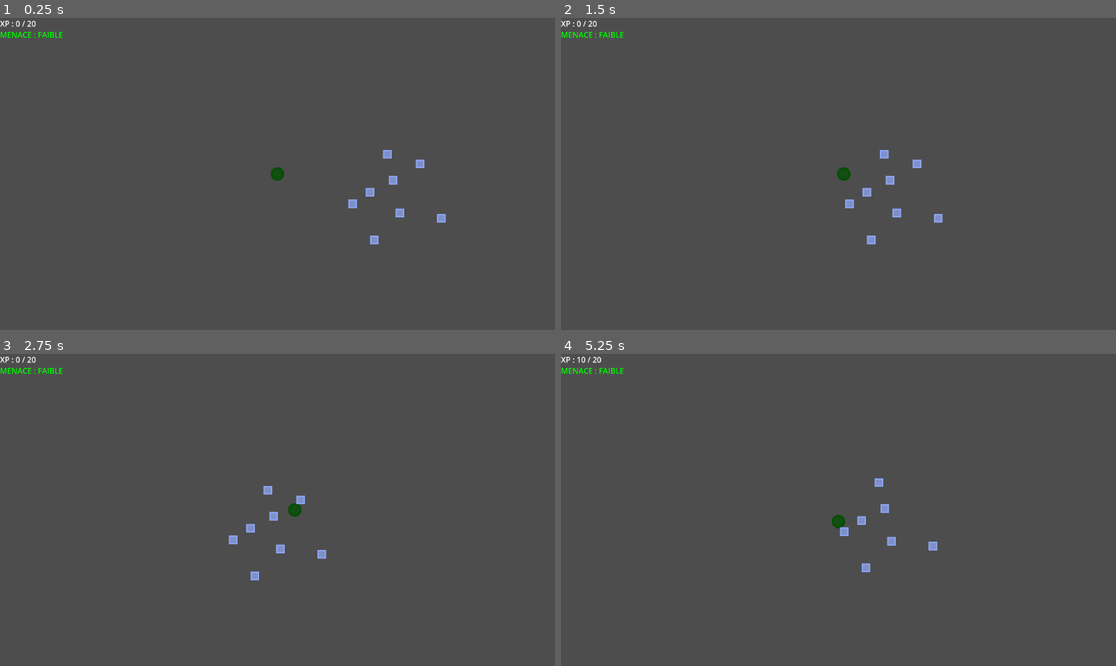
Above: before the commit, frames 1-4 (two rows, left to right).
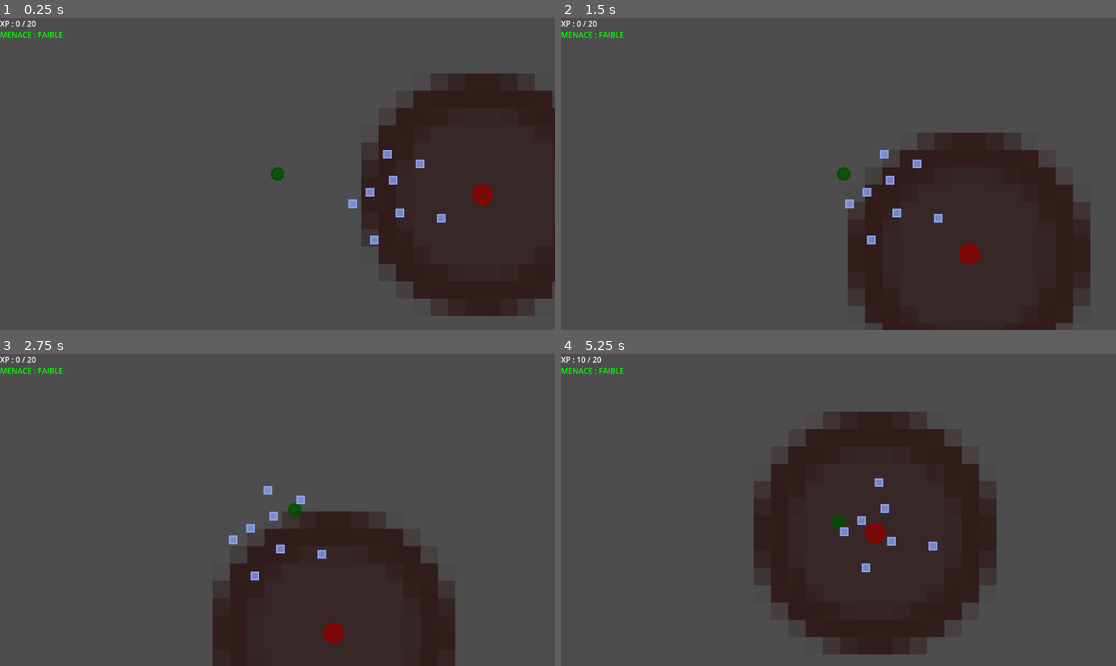
Above: after the commit, the same moments.

Repository: LeCodeurDu78/Infection_exe
Game: Godot game, scene res://Scenes/Main/Main.tscn
The game is run twice, just before and just after one commit, with the same random seed, the same clock (stepped at 60 frames per second) and the same inputs.
Inputs (mouse positions are in pixels of both pictures, inside the frame that each line leads up to):
- Up to frame 1 (0.25 s): no input
- Up to frame 2 (1.5 s): tap Enter at 0.5 s; move the mouse to (960, 158) at 0.52 s; hold Right (ui_right) 0.53-1.25 s; tap Shift at 0.6 s; click (960, 158) at 0.67 s; drag from (727, 189) to (855, 174) at 1.27 s
- Up to frame 3 (2.75 s): move the mouse to (333, 441) at 2.02 s; hold Right (ui_right) from 2.03 s (still down); tap Shift at 2.1 s
- Up to frame 4 (5.25 s): release Right (ui_right) at 2.75 s; drag from (810, 572) to (860, 500) at 2.77 s; move the mouse to (1005, 556) at 3.52 s; hold Left (ui_left) 3.53-4.25 s; tap Shift at 3.6, 5.1 s; drag from (672, 463) to (827, 541) at 4.27 s; move the mouse to (866, 510) at 5.02 s; hold Down (ui_down) from 5.03 s (still down); click (866, 510) at 5.17 s

The runs differ from the first frame. In frame 1, 23% of the frame differs, in the area x 65-100%, y 17-96%; in frame 2, 23%; in frame 3, 18%; in frame 4, 27%, in the area x 34-79%, y 18-97%.

Commit message:
Add Antivirus and discretion stat
Add some enemies with a player stat that reduuce the detection area

Diff:
--- a/Autoload/Global.gd
+++ /dev/null
@@ -1,18 +0,0 @@
-extends Node
-
-var total_infectables := 0
-var infected_count := 0
-
-func register_infectable():
-	total_infectables += 1
-
-func on_infected():
-	infected_count += 1
-
-func on_cleaned():
-	infected_count = max(0, infected_count - 1)
-
-func get_infection_percent() -> float:
-	if total_infectables == 0:
-		return 0.0
-	return float(infected_count) / float(total_infectables) * 100.0
--- /dev/null
+++ b/Mutations/DiscretionMutation.tres
@@ -0,0 +1,10 @@
+[gd_resource type="Resource" format=3 uid="uid://bmghdqudmqv68"]
+
+[ext_resource type="Script" uid="uid://radfonor80n6" path="res://Scripts/MutationsAvailable/DiscretionMutuation.gd" id="1_qvd5g"]
+
+[resource]
+script = ExtResource("1_qvd5g")
+name = "Discretion"
+description = "Augmente la discretion"
+level_min = 2
+level_max = 4
--- /dev/null
+++ b/Scenes/Enemies/Antivirus.tscn
@@ -0,0 +1,44 @@
+[gd_scene format=3 uid="uid://bsorlsgev2hqs"]
+
+[ext_resource type="Script" uid="uid://ciby424h8ww8a" path="res://Scripts/Enemies/Antivirus.gd" id="1_cuva4"]
+[ext_resource type="Texture2D" uid="uid://c02gsg1f7ra7j" path="res://addons/2d_shapes/Ellipse.svg" id="1_kom5y"]
+
+[sub_resource type="CircleShape2D" id="CircleShape2D_kmwlk"]
+radius = 7.0
+
+[sub_resource type="CircleShape2D" id="CircleShape2D_cuva4"]
+radius = 6.75
+
+[sub_resource type="CircleShape2D" id="CircleShape2D_t2s5a"]
+radius = 6.5
+
+[node name="Antivirus" type="CharacterBody2D" unique_id=984074734]
+modulate = Color(1, 0, 0, 1)
+scale = Vector2(6, 6)
+script = ExtResource("1_cuva4")
+
+[node name="Sprite2D" type="Sprite2D" parent="." unique_id=185302011]
+texture = ExtResource("1_kom5y")
+
+[node name="DetectionArea" type="Area2D" parent="." unique_id=112232356]
+scale = Vector2(12, 12)
+
+[node name="DetectionCollider" type="CollisionShape2D" parent="DetectionArea" unique_id=186049321]
+shape = SubResource("CircleShape2D_kmwlk")
+
+[node name="Sprite2D" type="Sprite2D" parent="DetectionArea" unique_id=1223860951]
+modulate = Color(0.24313726, 0.24313726, 0, 0.64705884)
+z_index = -1
+texture = ExtResource("1_kom5y")
+
+[node name="KillArea" type="Area2D" parent="." unique_id=1563325528]
+
+[node name="KillCollider" type="CollisionShape2D" parent="KillArea" unique_id=1930012759]
+shape = SubResource("CircleShape2D_cuva4")
+
+[node name="CollisionShape2D" type="CollisionShape2D" parent="." unique_id=2017024098]
+shape = SubResource("CircleShape2D_t2s5a")
+
+[connection signal="area_entered" from="DetectionArea" to="." method="_on_detection_entered"]
+[connection signal="area_exited" from="DetectionArea" to="." method="_on_detection_exited"]
+[connection signal="body_entered" from="KillArea" to="." method="_on_body_entered"]
--- a/Scenes/Main/Main.tscn
+++ b/Scenes/Main/Main.tscn
@@ -2,6 +2,8 @@
 
 [ext_resource type="PackedScene" uid="uid://drpmwud0urs68" path="res://Scenes/Virus/Virus.tscn" id="1_p8rbg"]
 [ext_resource type="PackedScene" uid="uid://dyimikbwgd0a2" path="res://Scenes/Environment/File.tscn" id="2_qtv3y"]
+[ext_resource type="Script" uid="uid://fqcw2obmxshk" path="res://Scripts/Enemies/AntivirusManager.gd" id="2_w20t6"]
+[ext_resource type="PackedScene" uid="uid://bsorlsgev2hqs" path="res://Scenes/Enemies/Antivirus.tscn" id="3_aw1lf"]
 [ext_resource type="PackedScene" uid="uid://bwdie8itbhlxs" path="res://Scenes/UI/HUD.tscn" id="3_cmk6n"]
 [ext_resource type="PackedScene" uid="uid://dgt0nxglup0w7" path="res://Scenes/UI/MutationUI.tscn" id="4_i3fi7"]
 
@@ -17,13 +19,30 @@
 [node name="Main" type="Node2D" unique_id=627671900]
 
 [node name="VirusSpawner" type="Node2D" parent="." unique_id=1499606530]
+metadata/_edit_lock_ = true
 
 [node name="Virus" parent="VirusSpawner" unique_id=1741660789 instance=ExtResource("1_p8rbg")]
 position = Vector2(259, 289)
 
-[node name="EnemiesSpawner" type="Node2D" parent="." unique_id=1977308445]
+[node name="AntivirusSpawner" type="Node2D" parent="." unique_id=1977308445 node_paths=PackedStringArray("spawn_points")]
+script = ExtResource("2_w20t6")
+antivirus_scene = ExtResource("3_aw1lf")
+spawn_points = [NodePath("Node2D"), NodePath("Node2D2"), NodePath("Node2D3")]
+base_count = 1
+max_count = 3
+metadata/_edit_lock_ = true
+
+[node name="Node2D" type="Node2D" parent="AntivirusSpawner" unique_id=647420525]
+position = Vector2(705, 74)
+
+[node name="Node2D2" type="Node2D" parent="AntivirusSpawner" unique_id=1119944006]
+position = Vector2(1120, 330)
+
+[node name="Node2D3" type="Node2D" parent="AntivirusSpawner" unique_id=1670381109]
+position = Vector2(788, 671)
 
 [node name="Environment" type="Node2D" parent="." unique_id=1104878585]
+metadata/_edit_lock_ = true
 
 [node name="File" parent="Environment" unique_id=1434683303 instance=ExtResource("2_qtv3y")]
 position = Vector2(939, 472)
@@ -38,6 +57,7 @@
 position = Vector2(738, 315)
 
 [node name="WorldBounds" type="Node2D" parent="." unique_id=1817346388]
+metadata/_edit_lock_ = true
 
 [node name="WallTop" type="StaticBody2D" parent="WorldBounds" unique_id=1666243036]
 position = Vector2(0, -2000)
@@ -66,9 +86,11 @@
 [node name="UI" type="CanvasLayer" parent="." unique_id=1461936520]
 
 [node name="HUD" parent="UI" unique_id=358781637 instance=ExtResource("3_cmk6n")]
+metadata/_edit_lock_ = true
 
 [node name="MutationUI" parent="UI" unique_id=491561210 instance=ExtResource("4_i3fi7")]
 visible = false
+metadata/_edit_lock_ = true
 
 [node name="File" parent="." unique_id=181002727 instance=ExtResource("2_qtv3y")]
 position = Vector2(661, 562)
--- a/Scenes/Virus/Virus.tscn
+++ b/Scenes/Virus/Virus.tscn
@@ -7,6 +7,7 @@
 [ext_resource type="Resource" uid="uid://lsg5k3cjsfum" path="res://Mutations/InvisibleMutation.tres" id="4_lbsxr"]
 [ext_resource type="Resource" uid="uid://dd028x8dqkbvn" path="res://Mutations/SpeedMutation.tres" id="5_mf8yx"]
 [ext_resource type="Resource" uid="uid://d2wgcvsnch3j1" path="res://Mutations/LightPacketMutation.tres" id="6_lbsxr"]
+[ext_resource type="Resource" uid="uid://bmghdqudmqv68" path="res://Mutations/DiscretionMutation.tres" id="7_mf8yx"]
 
 [sub_resource type="CircleShape2D" id="CircleShape2D_msxgm"]
 radius = 26.305893
@@ -23,7 +24,7 @@
 
 [node name="MutationManager" type="Node2D" parent="." unique_id=1431755883]
 script = ExtResource("2_aog2q")
-available_mutations = Array[ExtResource("3_xlukx")]([ExtResource("4_lbsxr"), ExtResource("6_lbsxr"), ExtResource("5_mf8yx")])
+available_mutations = Array[ExtResource("3_xlukx")]([ExtResource("4_lbsxr"), ExtResource("6_lbsxr"), ExtResource("5_mf8yx"), ExtResource("7_mf8yx")])
 
 [node name="Hitbox" type="CollisionShape2D" parent="." unique_id=1592964847]
 shape = SubResource("CircleShape2D_msxgm")
--- a/Scripts/Enemies/Antivirus.gd
+++ b/Scripts/Enemies/Antivirus.gd
@@ -7,6 +7,7 @@
 
 @export var scan_scene: PackedScene
 @export var scan_cooldown := 4.0
+@export var detectionVector := Vector2(12, 12)
 
 # ========================
 # STATE
@@ -22,7 +23,7 @@
 # ========================
 # MANAGERS
 # ========================
-@onready var coordinator := get_tree().current_scene.get_node("EnemyManager/AntivirusCoordinator")
+@onready var virus : Node2D = get_tree().root.get_node("Main/VirusSpawner/Virus") as Node2D
 
 # ========================
 # LIFECYCLE
@@ -30,15 +31,13 @@
 func _ready():
 	randomize()
 	_pick_new_direction()
-	coordinator.register_antivirus(self)
-
-func _exit_tree():
-	coordinator.unregister_antivirus(self)
 
 # ========================
 # MAIN LOOP
 # ========================
 func _physics_process(delta):
+	print(virus.discretion)
+	$DetectionArea.scale = detectionVector * virus.discretion
 	scan_timer += delta
 
 	if scan_timer >= scan_cooldown:
@@ -68,7 +67,6 @@
 
 func _chase():
 	if not is_instance_valid(target) or target.invisible:
-		coordinator.release_chase(self)
 		target = null
 		state = "wander"
 		return
@@ -96,14 +94,12 @@
 # DETECTION
 # ========================
 func _on_detection_entered(body):
-	if body.name == "Virus" and not body.invisible:
-		if coordinator.request_chase(self, body):
-			target = body
+	if body.name == "InfectionZone" and not body.get_parent().invisible:
+			target = body.get_parent() as Node2D
 			state = "chase"
 
 func _on_detection_exited(body):
-	if body == target:
-		coordinator.release_chase(self)
+	if body.get_parent() == target:
 		target = null
 		state = "wander"
 
--- /dev/null
+++ b/Scripts/MutationsAvailable/DiscretionMutuation.gd
@@ -0,0 +1,9 @@
+extends Mutation
+
+@export var discretion_multiplier := 0.8
+
+func ready(virus):
+	virus.discretion *= discretion_multiplier
+
+func remove(virus):
+	virus.discretion /= discretion_multiplier
--- a/Scripts/MutationsAvailable/SimpleRedirectionMutation.gd
+++ b/Scripts/MutationsAvailable/SimpleRedirectionMutation.gd
@@ -5,8 +5,8 @@
 @export var cooldown: float = 20.0
 @export var duration: float = 6.0
 
-func apply(virus):
+func apply(_virus):
 	pass
 
-func remove(virus):
+func remove(_virus):
 	pass
--- a/Scripts/Virus/Virus.gd
+++ b/Scripts/Virus/Virus.gd
@@ -2,7 +2,7 @@
 
 @export var speed := 400.0
 @export var infection_rate := 1.0
-@export var discretion := 0.5
+@export var discretion := 1.0
 var invisible := false
 
 var is_dashing := false
Not shown, removed: Autoload/Global.gd.uid
Not shown, added: Scripts/MutationsAvailable/DiscretionMutuation.gd.uid
